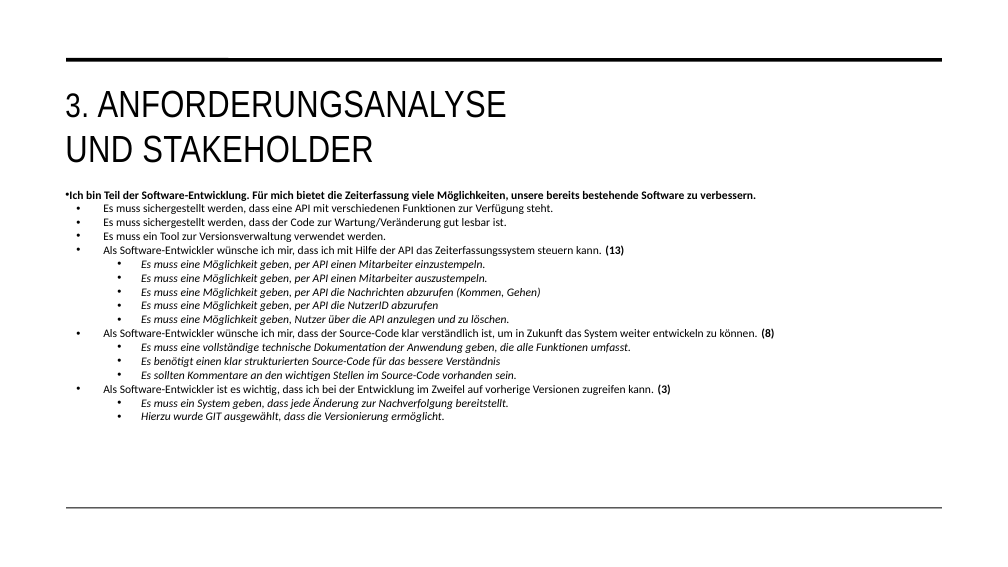
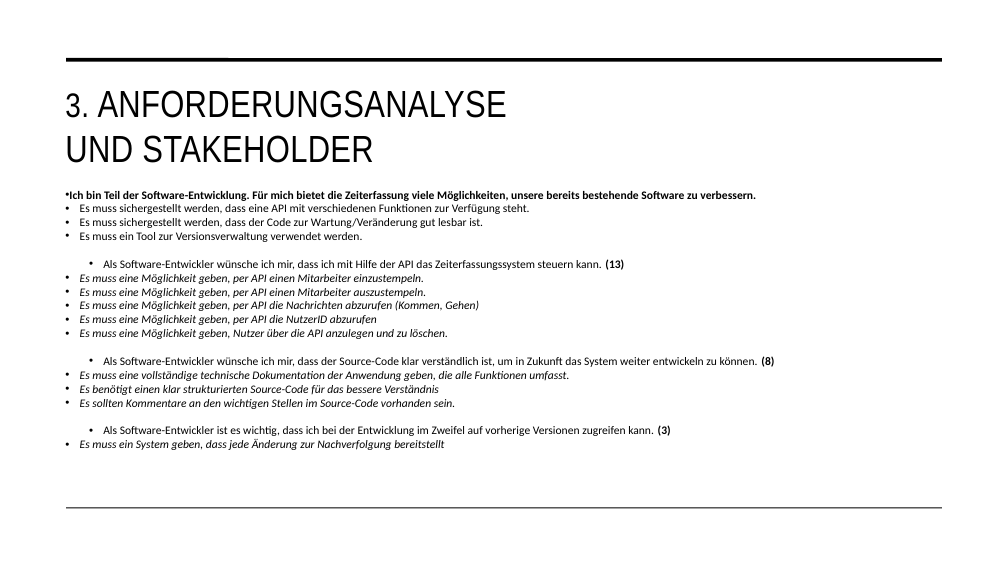
Before and after one commit to malu254/Eifrige-Otter-PM, a slide deck: slide 10 of Abgabe/Dokumentation/Präsentation.pptx (slide 9 before the commit). Drawn at 1008x567 pixels with LibreOffice and Linux fonts; fonts in the diff are those of the drawing. Boxes give left, top, right and bottom in pixels: in the first picture for what was removed or moved away, otherwise in the second. Text is boxed around its words. In the diff, an @@ line names an element or a change of style, - is before the commit and + after.

```diff
--- a/Abgabe/Dokumentation/Präsentation.pptx
+++ b/Abgabe/Dokumentation/Präsentation.pptx
@@ text at (x1=80, y1=204, x2=569, y2=409): indent changed @@
@@ text at (x1=80, y1=439, x2=444, y2=450): text changed @@
-    • Es muss ein System geben, dass jede Änderung zur Nachverfolgung bereitstellt.
-    • Hierzu wurde GIT ausgewählt, dass die Versionierung ermöglicht.
+    • Es muss ein System geben, dass jede Änderung zur Nachverfolgung bereitstellt
```
Also in this commit, not shown: 1 other slide changed, 1 slide added, 2 other files.
